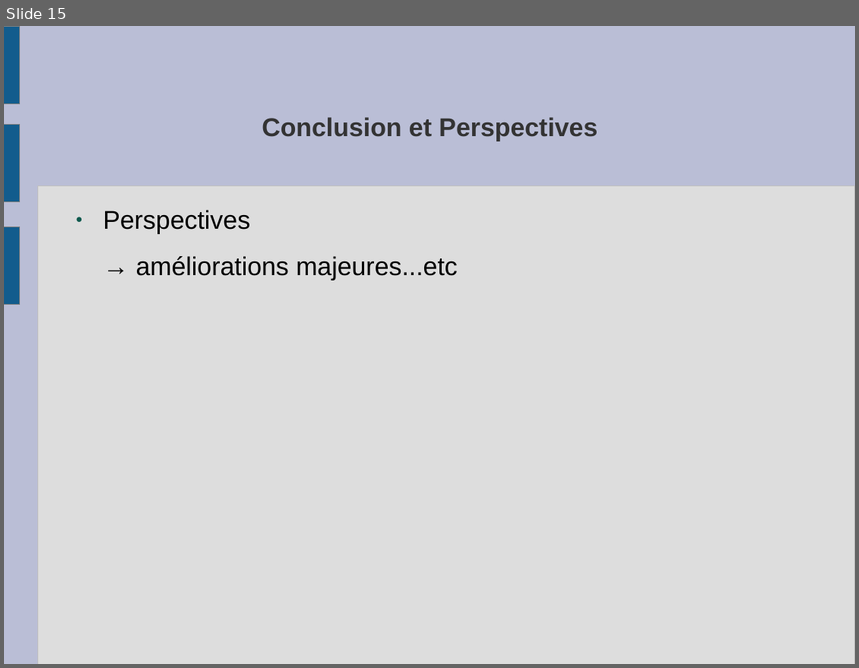
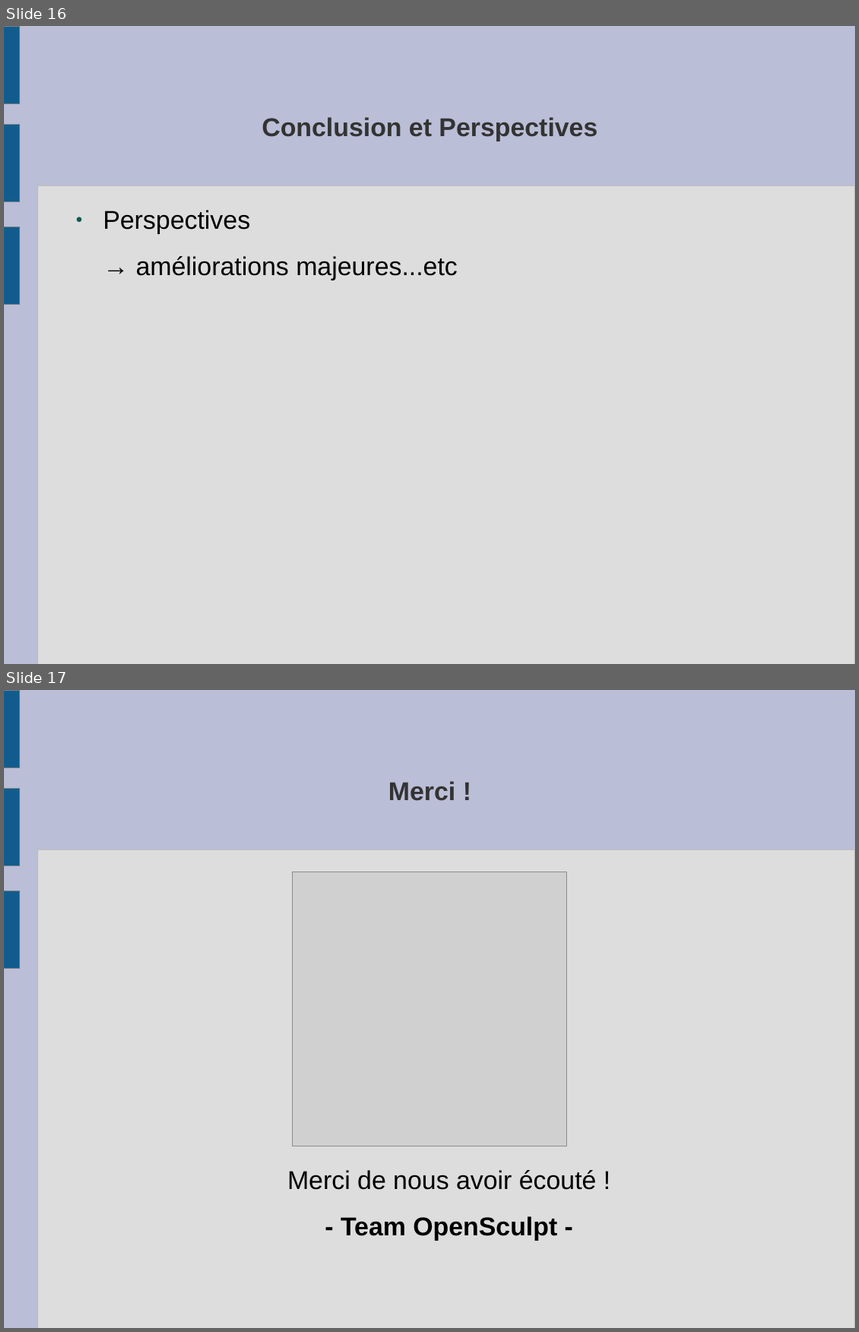
Before and after one commit to slvrgauthier/OpenSculpt, a slide deck: Documentation/Soutenance.odp. Shown one above the other, each under a label of ours: slide 15 before the commit, slides 16 and 17 after it. The pictures are 859x668 and 859x1332 pixels, drawn with LibreOffice and Linux fonts; fonts in the diff are those of the drawing; grey boxes stand for pictures. Boxes give left, top, right and bottom in pixels: in the first picture for what was removed or moved away, otherwise in the second. Text is boxed around its words. In the diff, an @@ line names an element or a change of style, - is before the commit and + after.

```diff
--- a/Documentation/Soutenance.odp
+++ b/Documentation/Soutenance.odp
@@ slide 17 added at [4,690,855,1328], background #BABED6; not listed: 4 template elements that a slide beside it also shows @@
@@ title added at [389,781,455,801], 24 pt, text #333333, bold @@
+Merci !
@@ picture added at [293,872,567,1147] @@
@@ text added at [287,1170,597,1241], 24 pt, text #000000 @@
+Merci de nous avoir écouté !
+- Team OpenSculpt -
@@ what was slide 15 is now slide 16 @@
```
Also in this commit, not shown: 4 slides changed, 3 other slides added, 3 slides removed, 11 other files.
